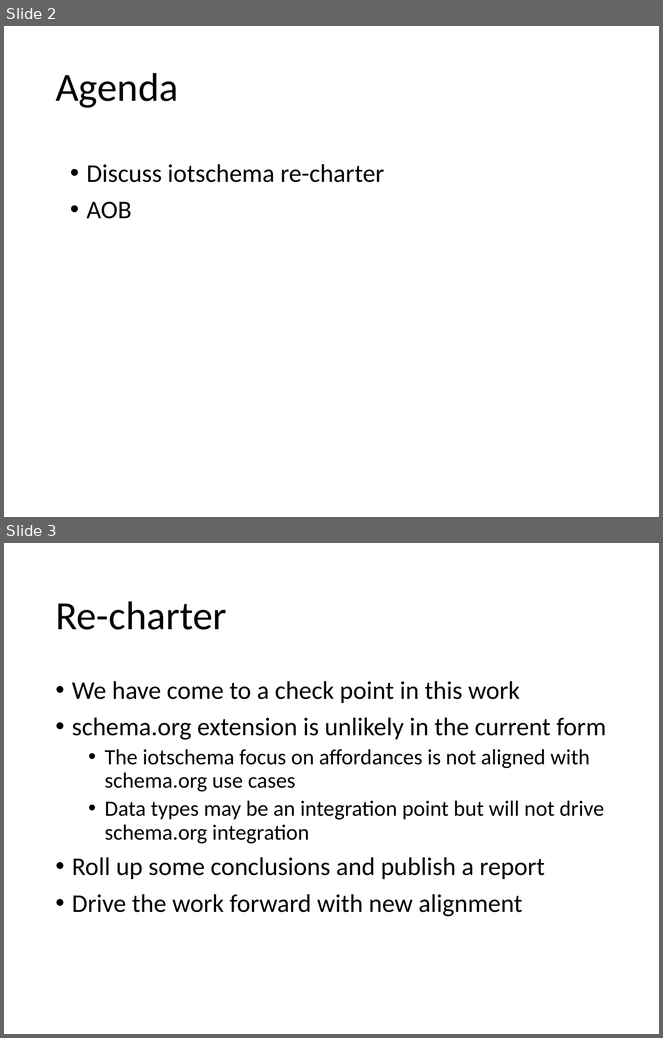
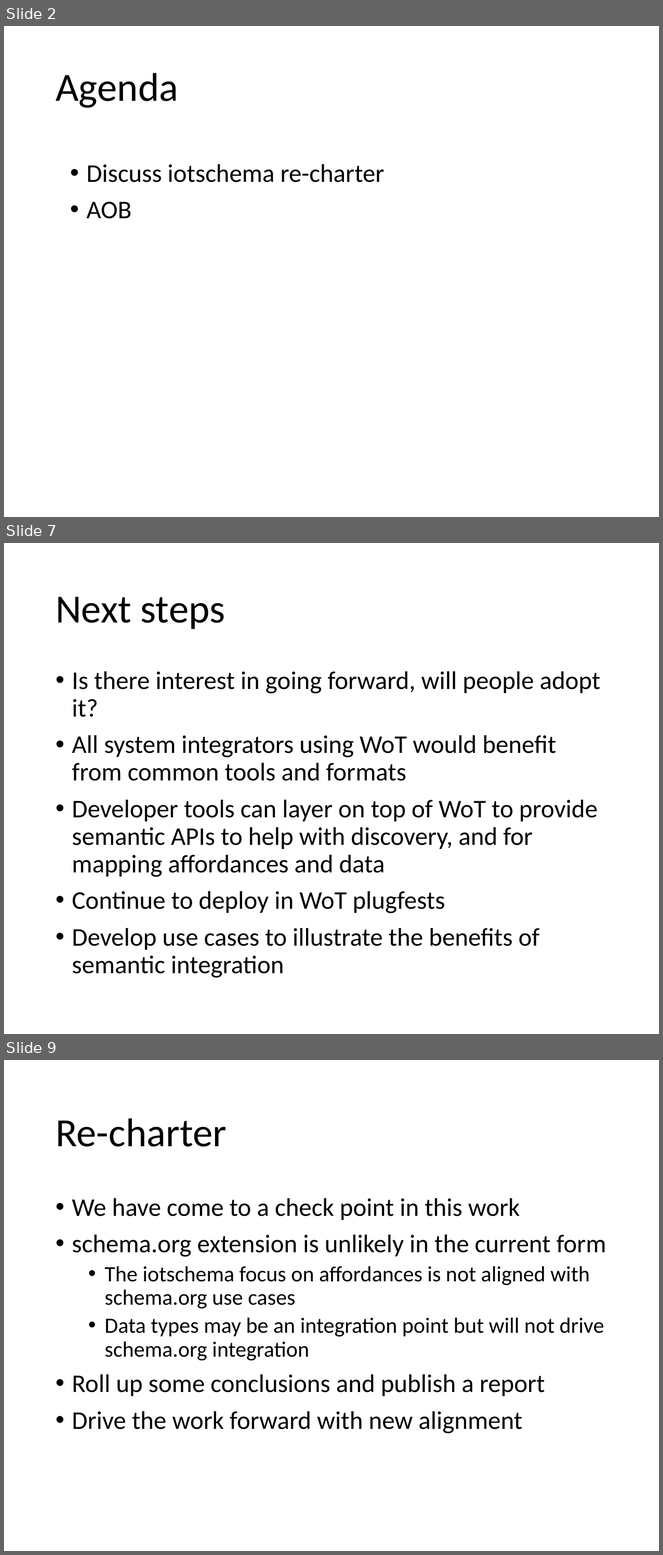
Before and after one commit to iot-schema-collab/teleconferences, a slide deck: iotschema-20210318.pptx. Shown one above the other, each under a label of ours: slides 2 and 3 before the commit, slides 2, 7 and 9 after it; the slides between them are not shown. The pictures are 663x1038 and 663x1555 pixels, drawn with LibreOffice and Linux fonts; fonts in the diff are those of the drawing. Boxes give left, top, right and bottom in pixels: in the first picture for what was removed or moved away, otherwise in the second. Text is boxed around its words. In the diff, an @@ line names an element or a change of style, - is before the commit and + after.

```diff
--- a/iotschema-20210318.pptx
+++ b/iotschema-20210318.pptx
@@ slide 7 added at bbox=[4, 543, 659, 1034], background #FFFFFF @@
@@ title added at bbox=[55, 597, 226, 629], 44 pt, text #000000 @@
+Next steps
@@ text added at bbox=[72, 671, 601, 978], 28 pt, text #000000 @@
+• Is there interest in going forward, will people adopt it?
+• All system integrators using WoT would benefit from common tools and formats
+• Developer tools can layer on top of WoT to provide semantic APIs to help with discovery, and for mapping affordances and data
+• Continue to deploy in WoT plugfests
+• Develop use cases to illustrate the benefits of semantic integration
@@ what was slide 3 is now slide 9 @@
```
Also in this commit, not shown: 1 slide changed, 7 other slides added, 1 other file.
